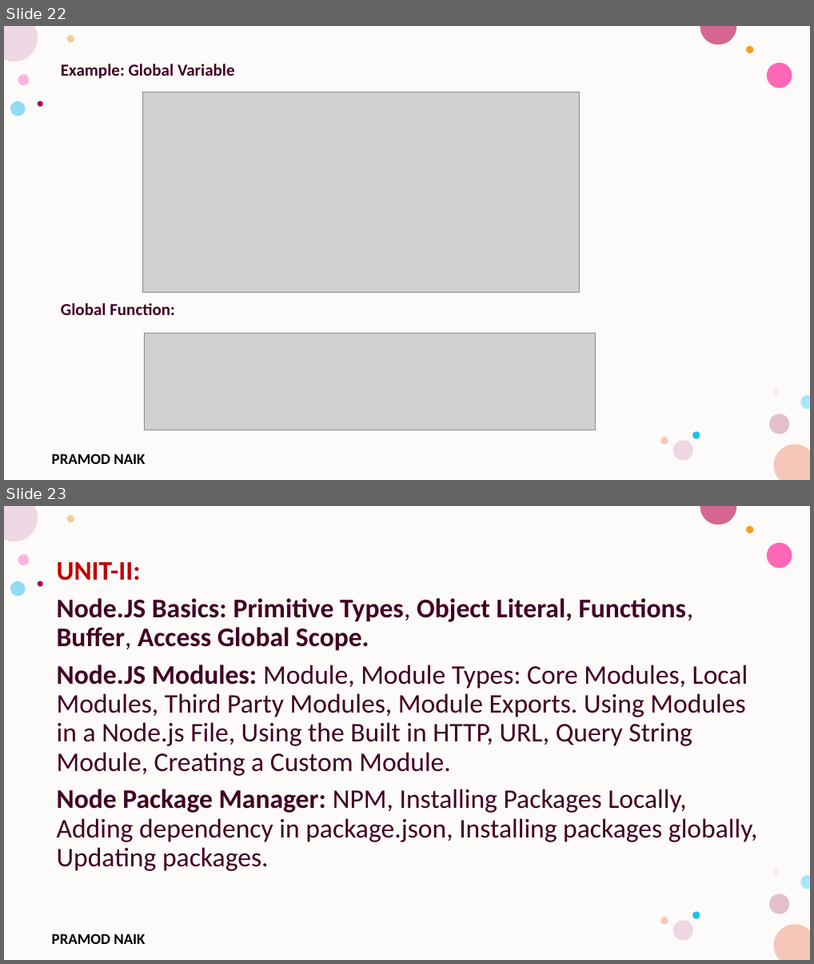
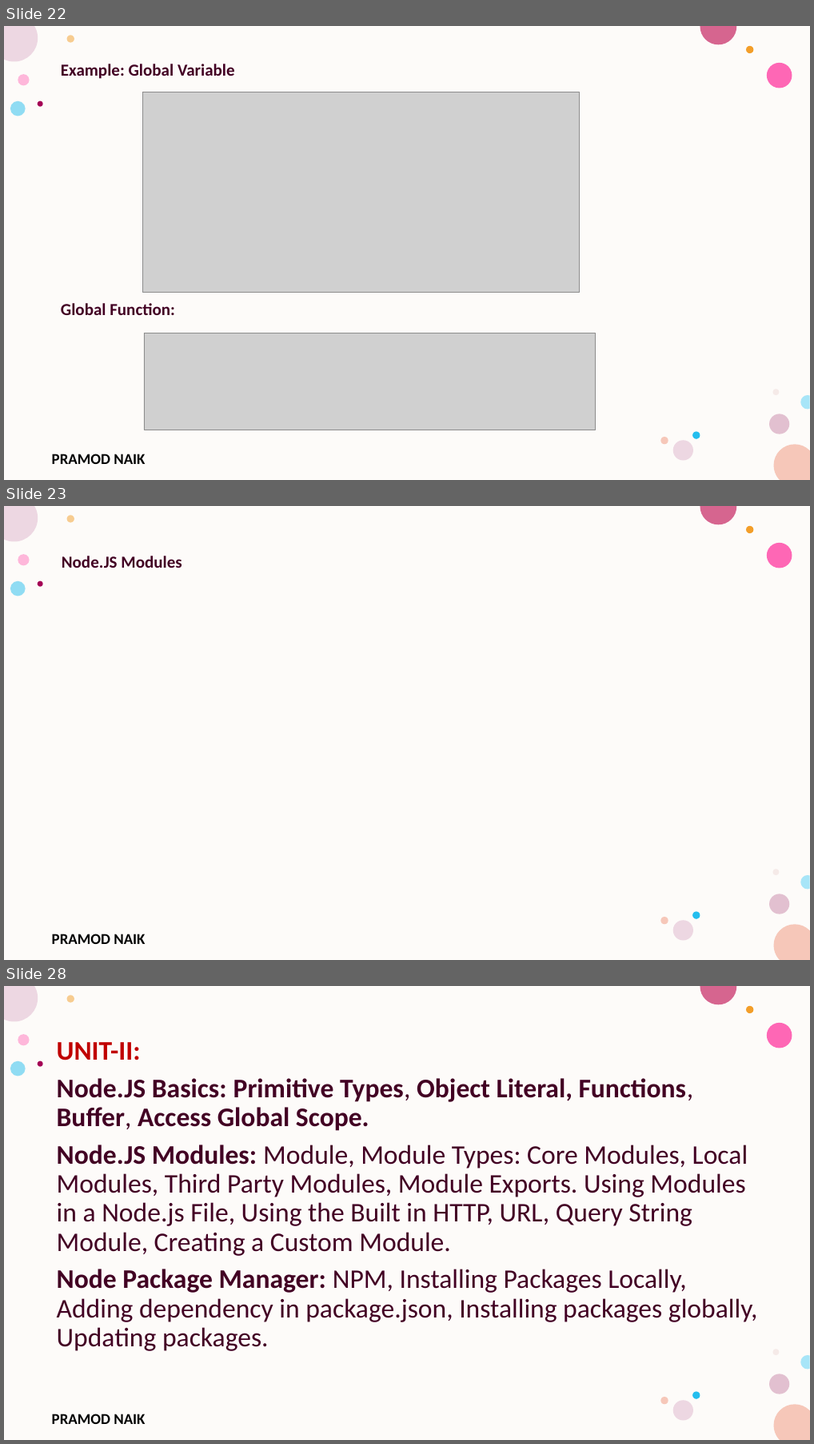
Before and after one commit to PRAMOD-VISHNU-NAIK/MCA-3rd-Sem-Srinivas-College, a slide deck: Theory CLass Notes/Unit-2.pptx. Shown one above the other, each under a label of ours: slides 22 and 23 before the commit, slides 22, 23 and 28 after it; the slides between them are not shown. The pictures are 814x964 and 814x1444 pixels, drawn with LibreOffice and Linux fonts; fonts in the diff are those of the drawing; grey boxes stand for pictures; background and template pictures are left out. Boxes give left, top, right and bottom in pixels: in the first picture for what was removed or moved away, otherwise in the second. Text is boxed around its words. In the diff, an @@ line names an element or a change of style, - is before the commit and + after.

Commit message:
Node.js Modules

```diff
--- a/Theory CLass Notes/Unit-2.pptx
+++ b/Theory CLass Notes/Unit-2.pptx
@@ slide 23 added at (4, 506, 810, 960), background #FFFFFF; not listed: 17 template elements that a slide beside it also shows @@
@@ text added at (62, 556, 182, 568), 20 pt, text #420023, bold @@
+Node.JS Modules
@@ what was slide 23 is now slide 28 @@
```
Also in this commit, not shown: 3 other slides added, 4 slides removed, 1 other file.
